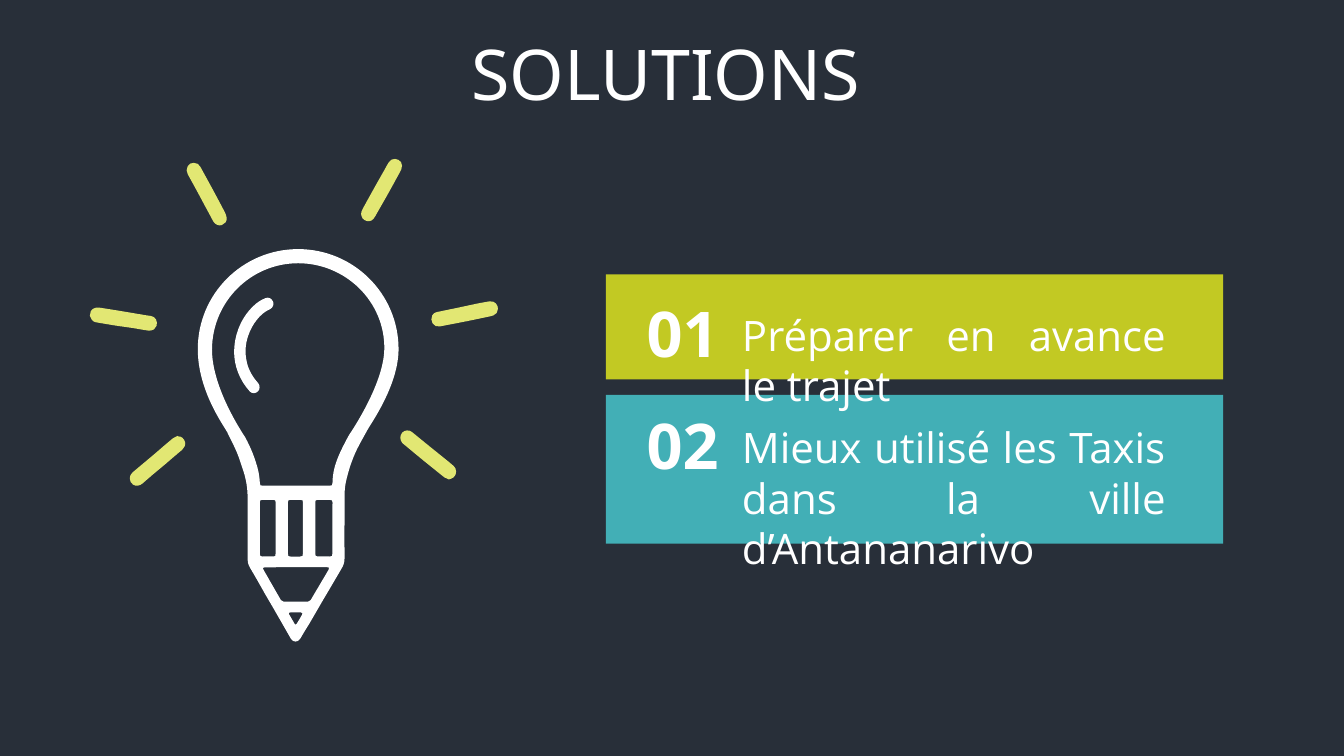
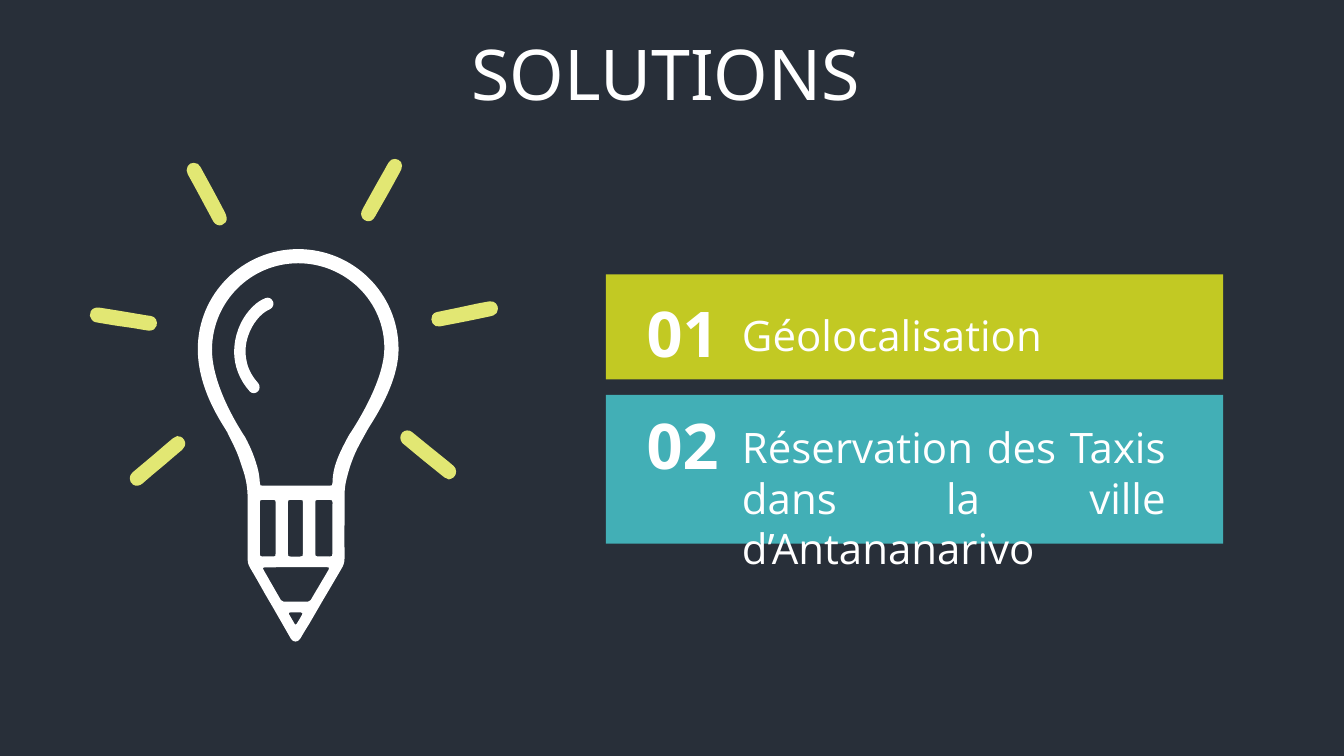
Before and after one commit to andry9995/pikla-driver, a slide deck: slide 7 of doc/présentation pikla.pptx (slide 6 before the commit). Drawn at 1344x756 pixels with LibreOffice and Linux fonts; fonts in the diff are those of the drawing. Boxes give left, top, right and bottom in pixels: in the first picture for what was removed or moved away, otherwise in the second. Text is boxed around its words. In the diff, an @@ line names an element or a change of style, - is before the commit and + after.

```diff
--- a/doc/présentation pikla.pptx
+++ b/doc/présentation pikla.pptx
@@ text at [742, 319, 1042, 352]: text changed @@
-Préparer en avance le trajet
+Géolocalisation
@@ text at [742, 431, 1166, 576]: text changed @@
-Mieux utilisé les Taxis dans la ville d’Antananarivo
+Réservation des Taxis dans la ville d’Antananarivo
```
Also in this commit, not shown: 3 other slides changed, 9 slides added, 1 slide removed, 1 other file.
